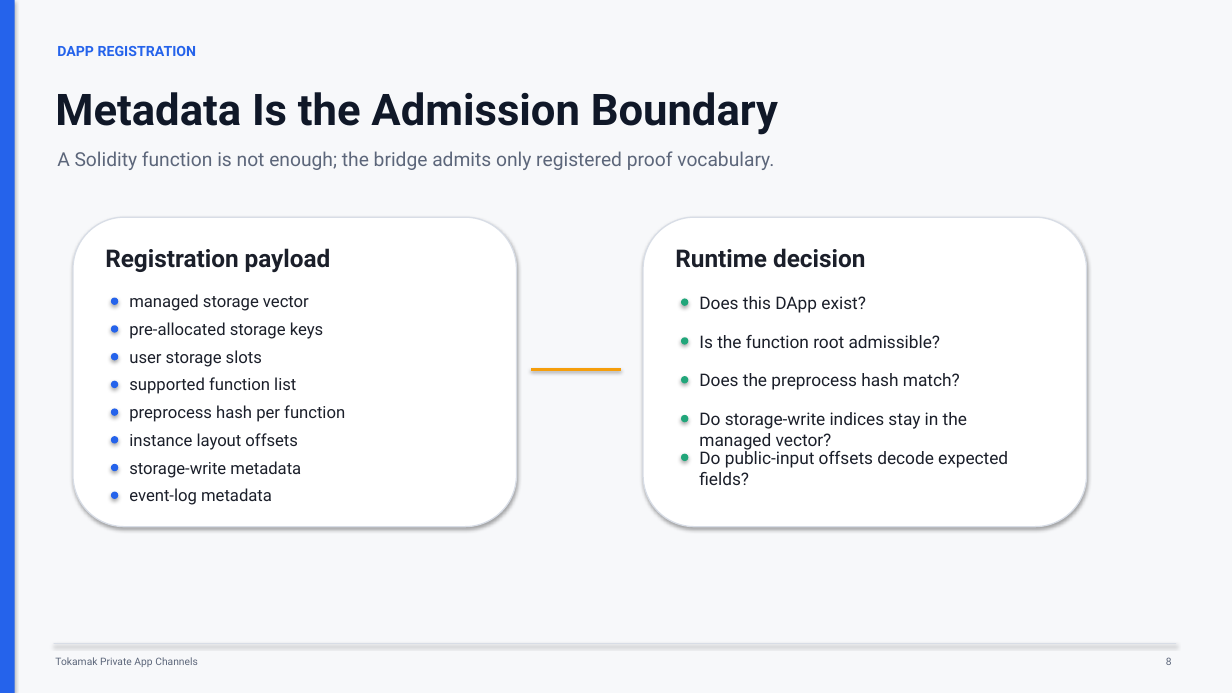
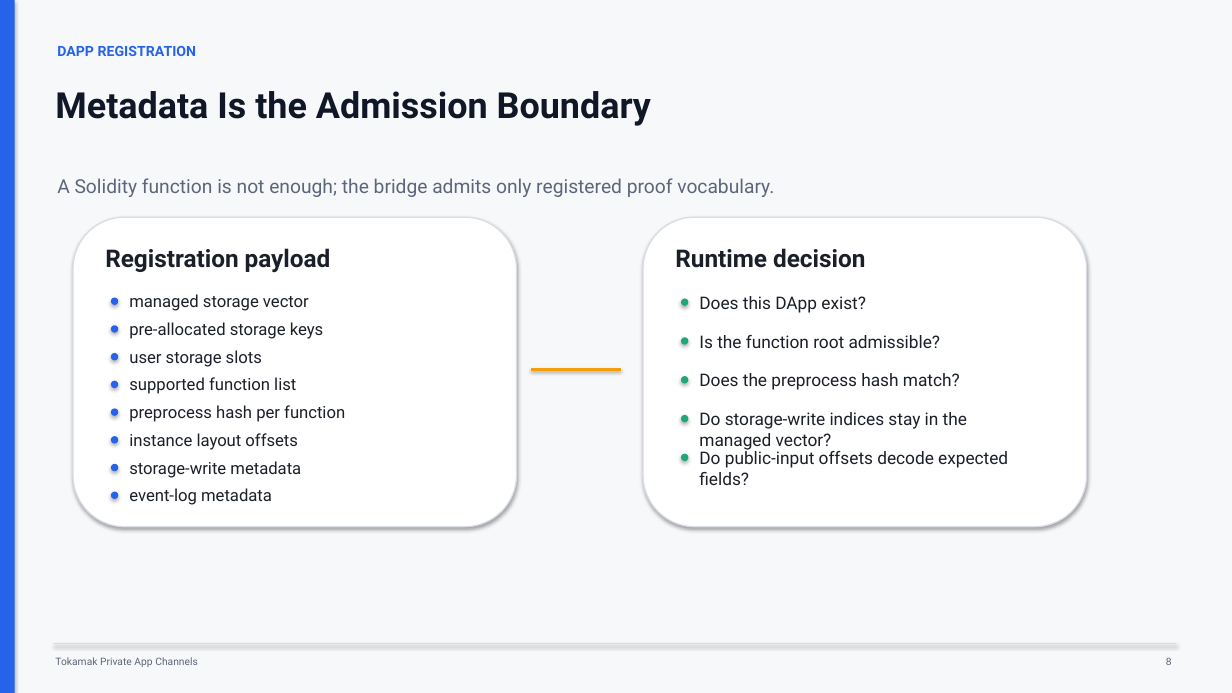
Before and after one commit to tokamak-network/Tokamak-zk-EVM-contracts, a slide deck: slide 8 of bridge/docs/dev/spec.pptx. Drawn at 1232x693 pixels with LibreOffice and Linux fonts; fonts in the diff are those of the drawing. Boxes give left, top, right and bottom in pixels: in the first picture for what was removed or moved away, otherwise in the second. Text is boxed around its words. In the diff, an @@ line names an element or a change of style, - is before the commit and + after.

Commit message:
Adjust bridge deck rendered layout

```diff
--- a/bridge/docs/dev/spec.pptx
+++ b/bridge/docs/dev/spec.pptx
@@ text "Metadata Is the Admission Boundary" at [55, 91, 651, 126]: size 34 to 28 pt @@
@@ text "A Solidity function is not ...": place and size @@
-text "A Solidity function is not ..." at [57, 151, 774, 170]
+text "A Solidity function is not ..." at [57, 178, 774, 197]
```
Also in this commit, not shown: 17 other slides changed.
